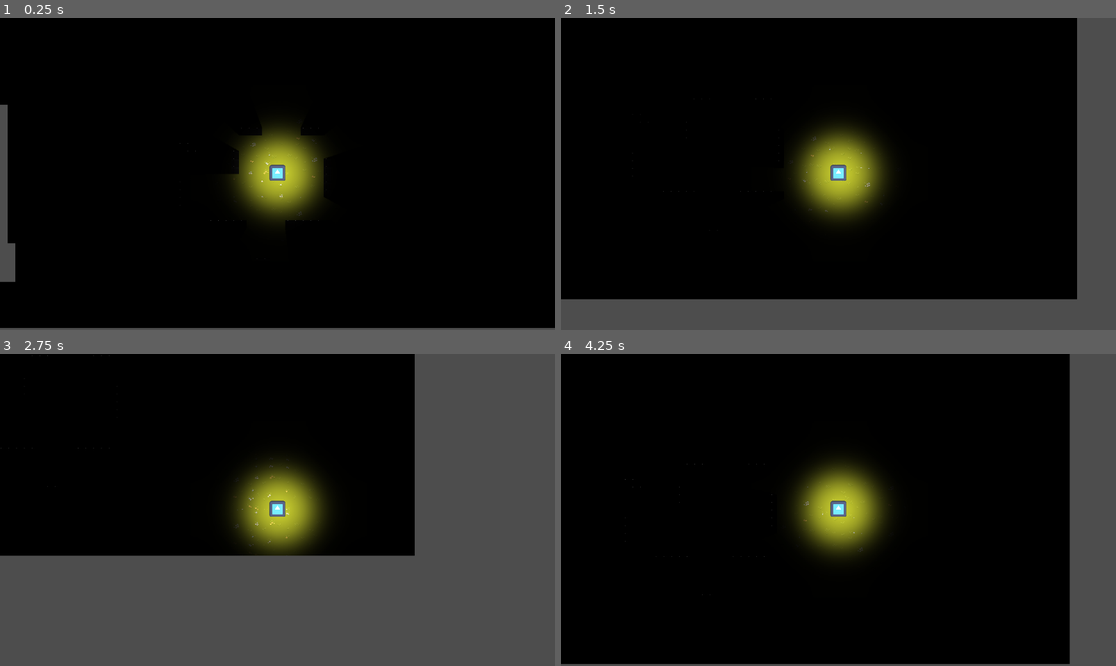
Above: before the commit, frames 1-4 (two rows, left to right).
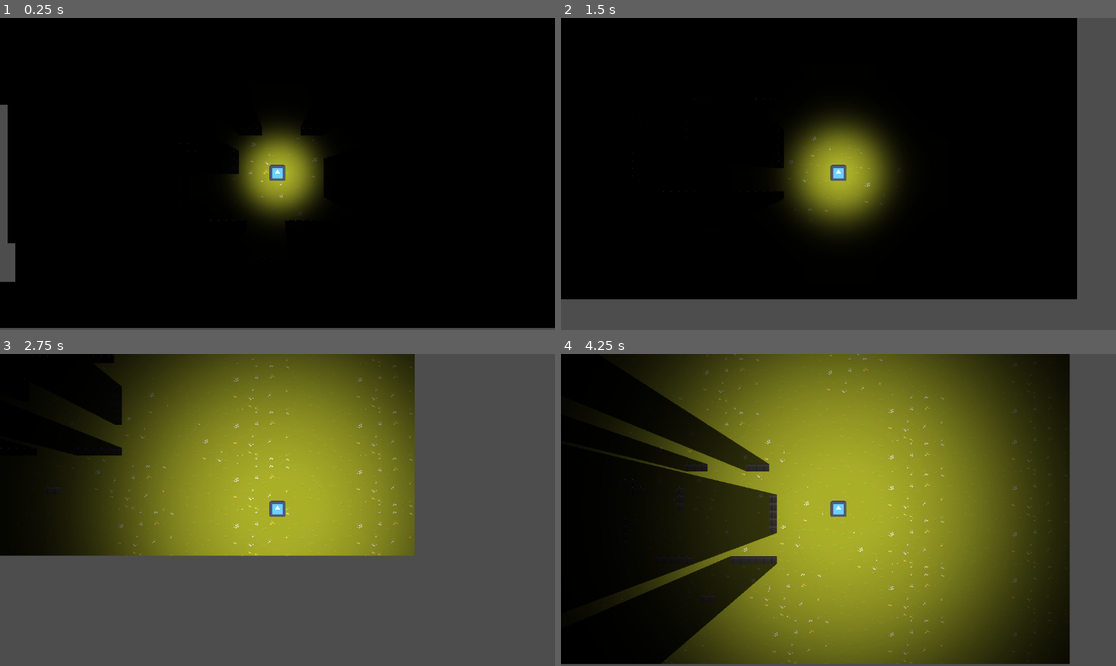
Above: after the commit, the same moments.

Repository: ayu-ch/OutSense
Game: Godot game, scene res://Scenes/Level.tscn
The game is run twice, just before and just after one commit, with the same random seed, the same clock (stepped at 60 frames per second) and the same inputs. The engine's default icon, where the game draws it, is replaced by a stand-in: a white triangle on a blue panel in a dark square.
Inputs:
- Up to frame 1 (0.25 s): no input
- Up to frame 2 (1.5 s): tap Enter (ui_accept) at 0.5, 1.35 s; hold Right (ui_right) 0.53-1.28 s; hold Enter (ui_accept) 0.53-1.28 s; hold Down (ui_down) from 1.28 s (still down)
- Up to frame 3 (2.75 s): tap Enter (ui_accept) at 1.52, 1.82 s; release Down (ui_down) at 2.03 s; hold Right (ui_right) from 2.03 s (still down); hold Enter (ui_accept) from 2.03 s (still down)
- Up to frame 4 (4.25 s): release Right (ui_right) at 2.78 s; release Enter (ui_accept) at 2.78 s; hold Up (ui_up) 2.78-3.53 s; tap Enter (ui_accept) at 2.85, 3.02, 3.32 s; hold Left (ui_left) from 3.53 s (still down); hold Enter (ui_accept) from 3.53 s (still down)

The runs differ from the first frame. In frame 1, less than 0.1% of the frame differs, in the area x 47-52%, y 43-54%; in frame 2, 3.4%; in frame 3, 37%; in frame 4, 67%, in the area x 7-92%, y 0-100%.

Commit message:
Increasing spotlight radius on space

Diff:
--- a/Scenes/Level.tscn
+++ b/Scenes/Level.tscn
@@ -1,9 +1,10 @@
-[gd_scene load_steps=11 format=3 uid="uid://is84oreq20kt"]
+[gd_scene load_steps=12 format=3 uid="uid://is84oreq20kt"]
 
 [ext_resource type="Texture2D" uid="uid://brwrhuogeptnq" path="res://assets/Texture/TX Tileset Wall.png" id="1_6fki6"]
 [ext_resource type="Texture2D" uid="uid://cq0crtve5heqs" path="res://assets/Texture/TX Tileset Grass.png" id="1_a0ig8"]
 [ext_resource type="PackedScene" uid="uid://cb05qplhpjewk" path="res://Scenes/player.tscn" id="2_y5qd3"]
 [ext_resource type="Texture2D" uid="uid://bvvphkktfb3vo" path="res://assets/light.png" id="3_jsrom"]
+[ext_resource type="Script" path="res://Scripts/Spotlight.gd" id="5_ix3bm"]
 
 [sub_resource type="TileSetAtlasSource" id="TileSetAtlasSource_uw22m"]
 texture = ExtResource("1_a0ig8")
@@ -694,15 +695,17 @@
 shadow_filter_smooth = 64.0
 texture = ExtResource("3_jsrom")
 texture_scale = 0.75
+script = ExtResource("5_ix3bm")
 
 [node name="PointLight2D2" type="PointLight2D" parent="CharacterBody2D"]
 position = Vector2(3, -1)
-energy = 0.7
+energy = 0.5
 shadow_color = Color(1, 1, 1, 0)
 shadow_filter = 1
 shadow_filter_smooth = 50.0
 texture = ExtResource("3_jsrom")
 texture_scale = 0.6
+script = ExtResource("5_ix3bm")
 
 [node name="CanvasModulate" type="CanvasModulate" parent="."]
 position = Vector2(-2, -1)
--- /dev/null
+++ b/Scripts/Spotlight.gd
@@ -0,0 +1,41 @@
+extends PointLight2D
+
+const GROWTH_RATE = 5.0  # How fast the light grows
+const DECREASE_RATE = 1.0
+const MAX_SCALE = 5.0  # Maximum scale size
+const ORIGINAL_SCALE = 1.0  # Initial scale size
+const RESET_TIME = 4.0  # Time in seconds to gradually reset to original scale
+
+var is_scaling_down = false  # A flag to check if we are scaling down
+var scaling_timer = 0.0  # Timer for scaling back down
+
+func _ready():
+	# Set the initial scale when the scene starts
+	self.scale = Vector2(ORIGINAL_SCALE, ORIGINAL_SCALE)
+
+func _process(delta):
+	# Check if the space key is pressed
+	if Input.is_action_pressed("ui_accept"):  # "ui_accept" is typically mapped to spacebar
+		# Increase the scale of the PointLight2D
+		self.scale += Vector2(GROWTH_RATE * delta, GROWTH_RATE * delta)
+
+		# Limit the maximum scale
+		if self.scale.x > MAX_SCALE:
+			self.scale = Vector2(MAX_SCALE, MAX_SCALE)
+
+	# When space is released, start the gradual scaling down
+	if Input.is_action_just_released("ui_accept"):
+		is_scaling_down = true  # Start scaling down
+		scaling_timer = RESET_TIME  # Set the timer to 4 seconds
+
+	# If we are scaling down, gradually reduce the scale over time
+	if is_scaling_down:
+		scaling_timer -= delta  # Decrease the timer
+
+		# Gradually move the scale back to the original size over time
+		self.scale = self.scale.move_toward(Vector2(ORIGINAL_SCALE, ORIGINAL_SCALE), DECREASE_RATE * delta)
+
+		# Stop scaling down when the timer runs out
+		if scaling_timer <= 0.0:
+			self.scale = Vector2(ORIGINAL_SCALE, ORIGINAL_SCALE)  # Ensure final scale is exact
+			is_scaling_down = false  # Stop the scaling down process
